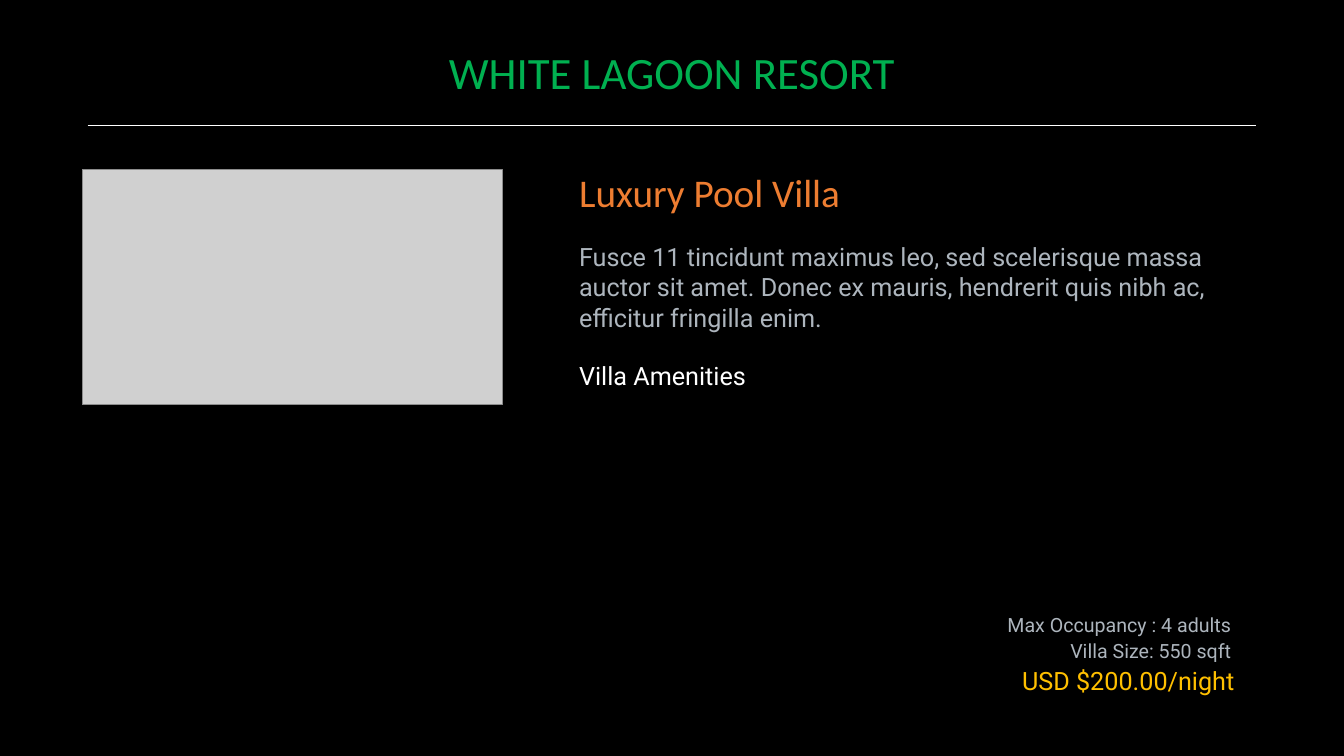
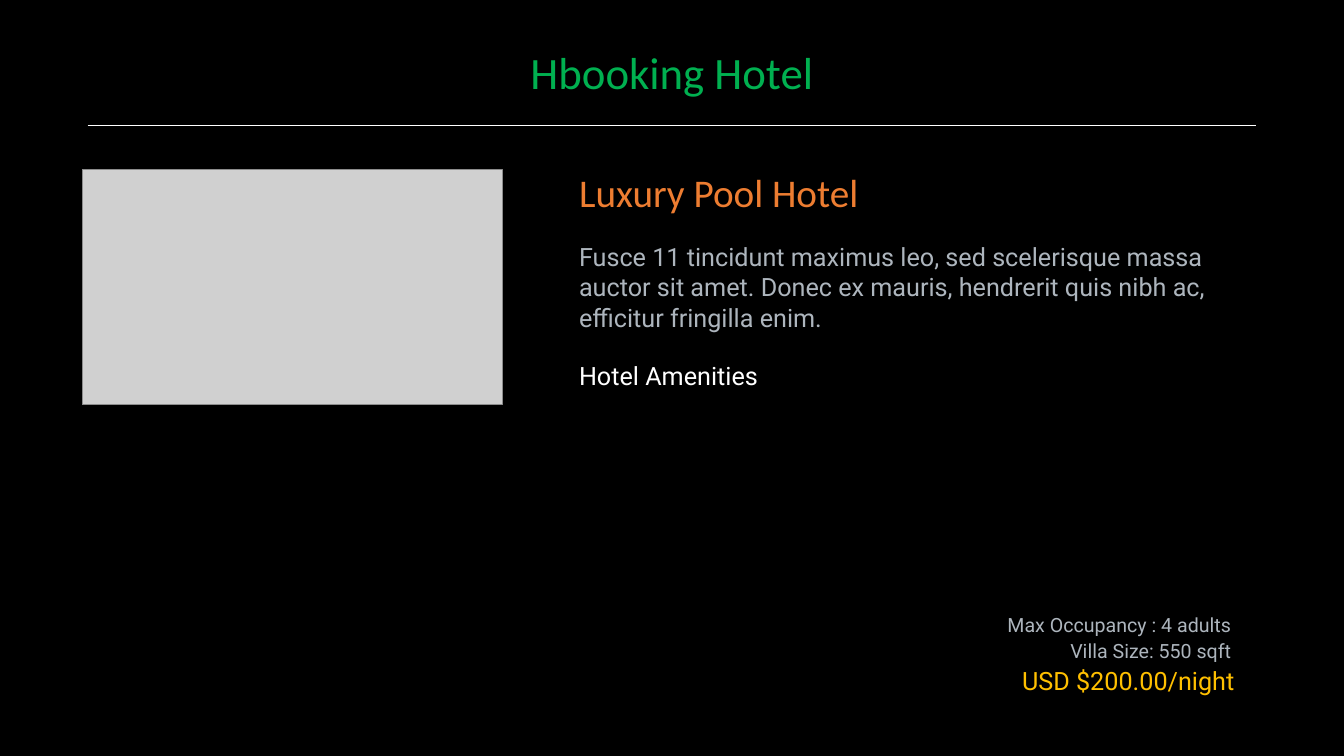
Before and after one commit to tarek24-10/HBooking, a slide deck: slide 1 of HBookWeb/wwwroot/exports/ExportHotelDetails.pptx. Drawn at 1344x756 pixels with LibreOffice and Linux fonts; fonts in the diff are those of the drawing; grey boxes stand for pictures. Boxes give left, top, right and bottom in pixels: in the first picture for what was removed or moved away, otherwise in the second. Text is boxed around its words. In the diff, an @@ line names an element or a change of style, - is before the commit and + after.

```diff
--- a/HBookWeb/wwwroot/exports/ExportHotelDetails.pptx
+++ b/HBookWeb/wwwroot/exports/ExportHotelDetails.pptx
@@ text at (530, 58, 813, 97): text changed @@
-WHITE LAGOON RESORT
+Hbooking Hotel
@@ text at (579, 179, 858, 214): text changed @@
-Luxury Pool Villa
+Luxury Pool Hotel
@@ text at (579, 366, 758, 386): text changed @@
-Villa Amenities
+Hotel Amenities
```
Also in this commit, not shown: 20 other files.
